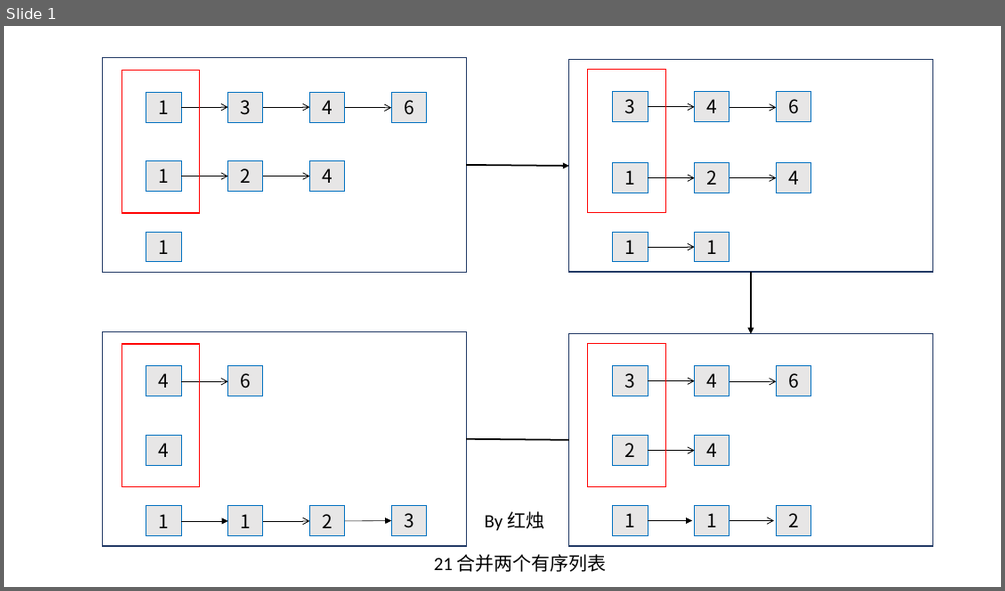
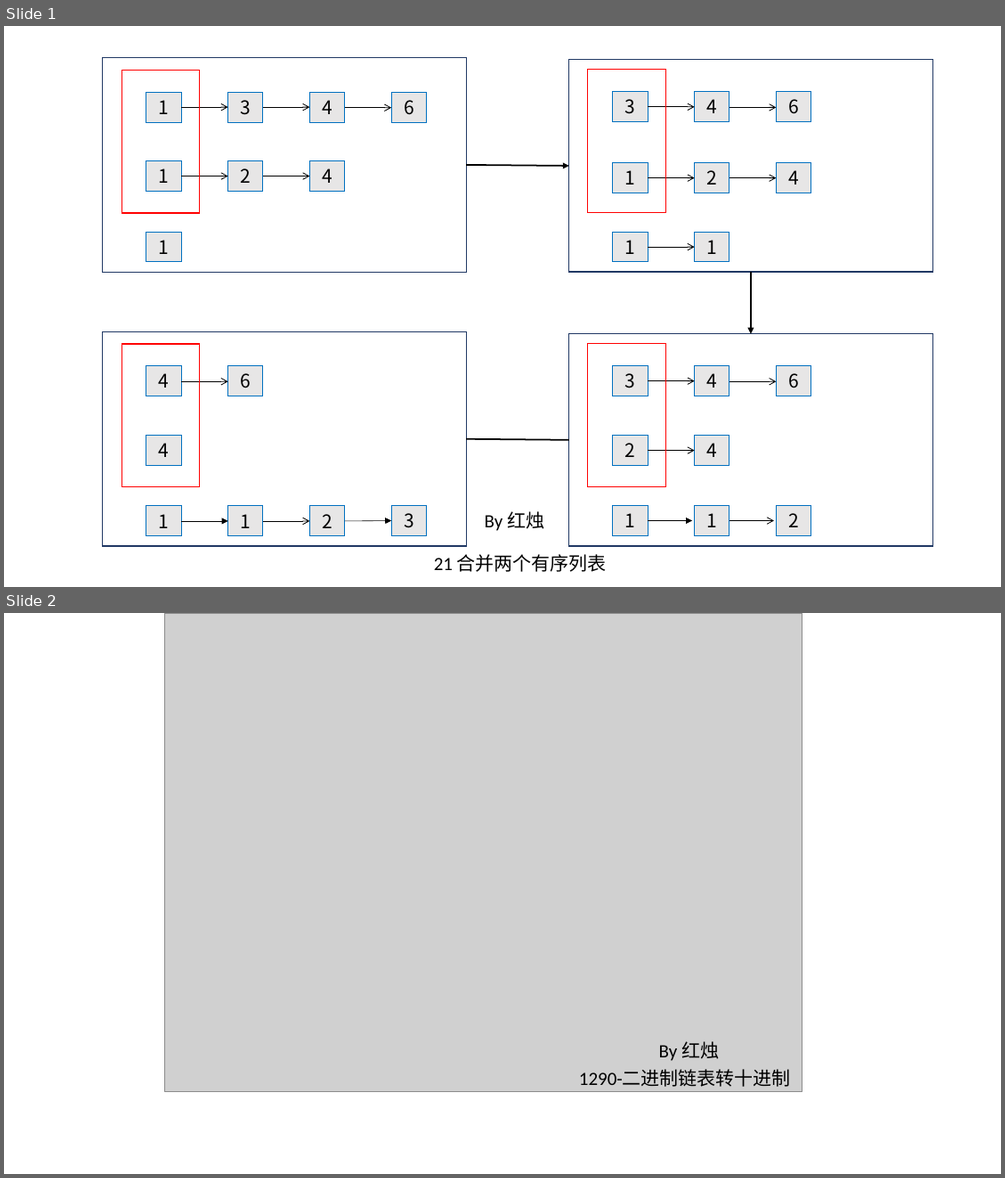
Before and after one commit to wcowboy/StudyNotes, a slide deck: ACM/LeetCode/解题图示.pptx. Shown one above the other, each under a label of ours: slide 1 before the commit, slides 1 and 2 after it. The pictures are 1005x591 and 1005x1178 pixels, drawn with LibreOffice and Linux fonts; fonts in the diff are those of the drawing; grey boxes stand for pictures; background and template pictures are left out. Boxes give left, top, right and bottom in pixels: in the first picture for what was removed or moved away, otherwise in the second. Text is boxed around its words. In the diff, an @@ line names an element or a change of style, - is before the commit and + after.

```diff
--- a/ACM/LeetCode/解题图示.pptx
+++ b/ACM/LeetCode/解题图示.pptx
@@ slide 2 added at [4, 613, 1001, 1174], background picture (left out) @@
@@ picture added at [165, 613, 802, 1092] @@
@@ text added at [659, 1041, 719, 1061], 18 pt, text #000000 @@
+By 红烛
@@ text added at [579, 1070, 791, 1086], 18 pt, text #000000 @@
+1290-二进制链表转十进制
```
Also in this commit, not shown: 2 other files.
